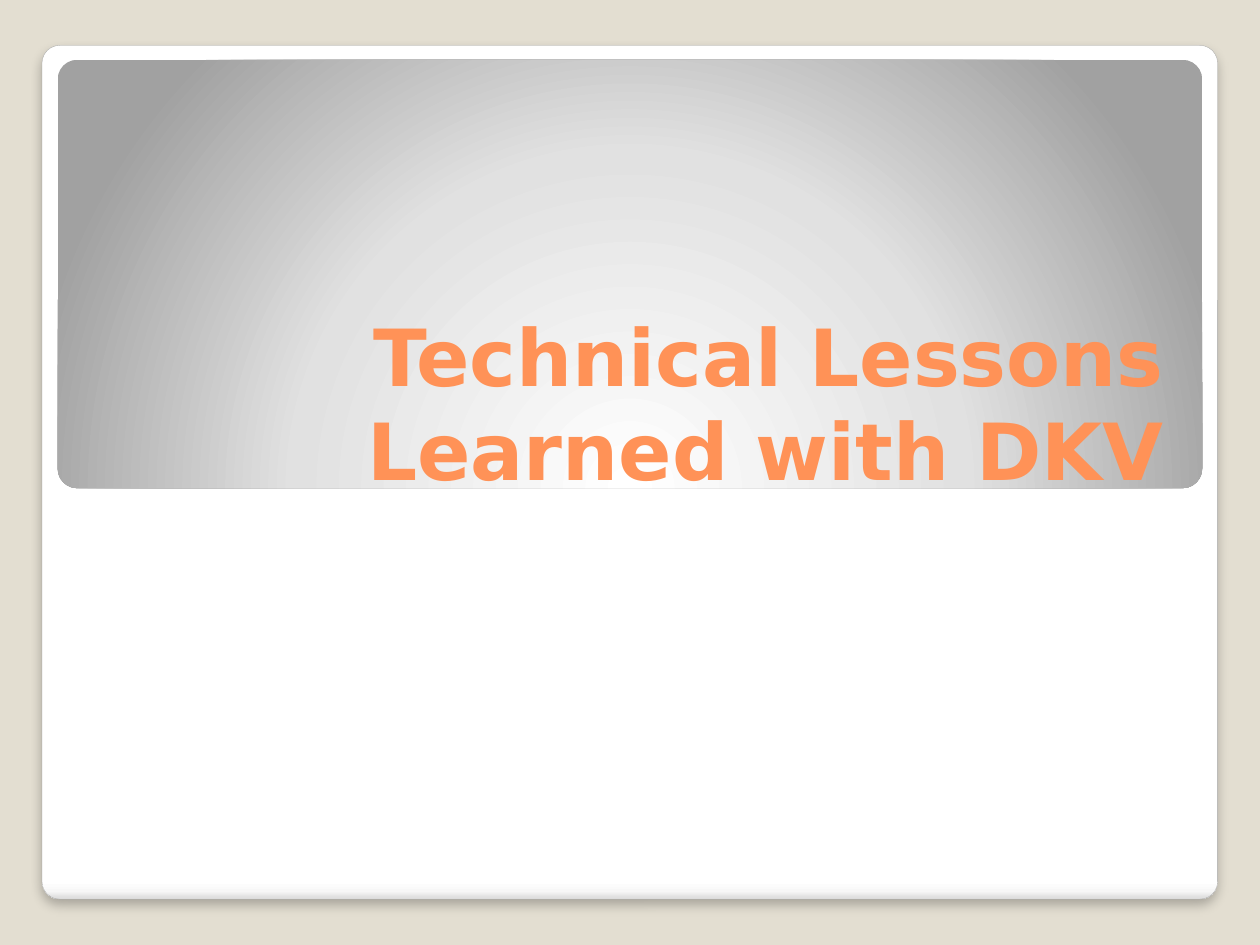
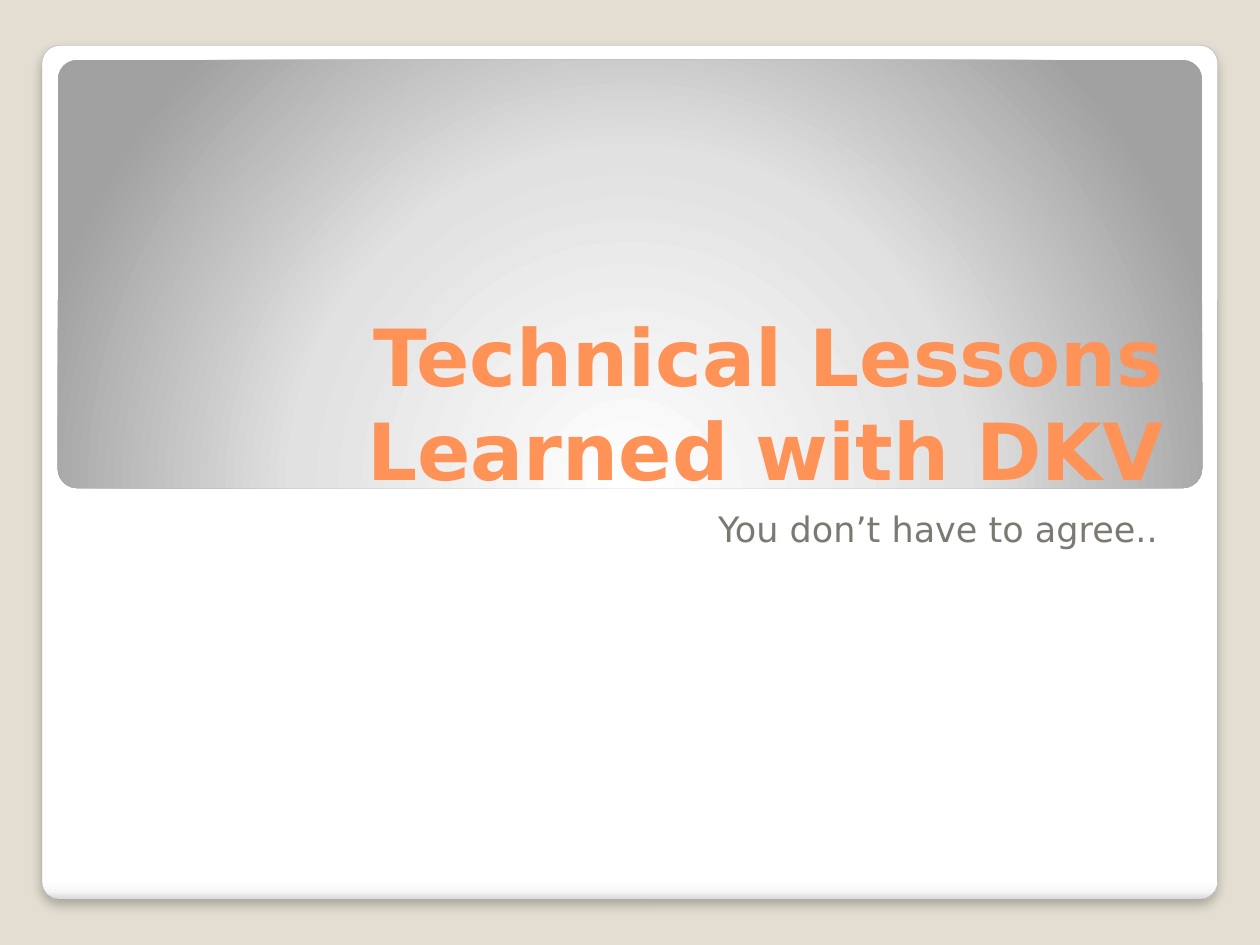
Before and after one commit to michelgrootjans/dkvlessonslearned, a slide deck: slide 1 of slides/Technical Session/Lessons learned.pptx. Drawn at 1260x945 pixels with LibreOffice and Linux fonts; fonts in the diff are those of the drawing. Boxes give left, top, right and bottom in pixels: in the first picture for what was removed or moved away, otherwise in the second. Text is boxed around its words. In the diff, an @@ line names an element or a change of style, - is before the commit and + after.

```diff
--- a/slides/Technical Session/Lessons learned.pptx
+++ b/slides/Technical Session/Lessons learned.pptx
@@ subtitle added at box(718, 515, 1158, 549), 20 pt, text #7C7A72 @@
+You don’t have to agree..
```
Also in this commit, not shown: 4 other slides changed, 1 slide added.
